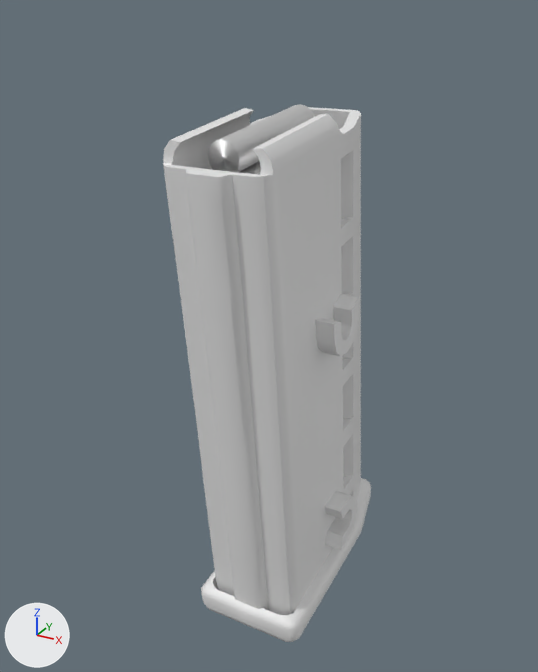
The FBX model SampleMod_NewWeapon/Assets/Weapons/Magazines/SampleWeapon_01/Magazine_65x39c_SampleWeapon_01_30rnd.fbx: old version first, new version second.
One viewpoint serves both versions: a 50 mm lens placed at (0.0907, -0.2141, 0.0546), pointed at (-0.0061, -0.0381, -0.0334). Every picture has the same lights, and +X, +Y and +Z are marked at lower left. Objects named as collision shapes, trigger or cutter boxes, shadow casters or lower levels of detail are left out.

Before the edit, the objects in view are built like this:
```python
me_magazine = bpy.data.meshes.new('Magazine')
me_magazine.from_pydata(...)  # 585 vertices, 1034 faces; spans x -0.6..7.9, y -12.1..3.1, z -2.0..2.0
me_magazine.materials.append(mat_msbs_02_co)  # its picture is missing
me_magazine_001 = bpy.data.meshes.new('Magazine.001')
me_magazine_001.from_pydata(...)  # 304 vertices, 552 faces; spans x 2.3..6.44, y 0.43..3.06, z -0.8..0.85
me_magazine_001.materials.append(mat_bullets)  # its picture is missing
ob_bullets_lod0 = bpy.data.objects.new('Bullets_LOD0', me_magazine_001)
ob_bullets_lod0.location = (0.0, 0.0, 0.0)
ob_bullets_lod0.rotation_euler = (1.571, 0.0, -1.571)  # degrees (90, 0, -90)
ob_bullets_lod0.scale = (0.01, 0.01, 0.01)
ob_magazine_lod0 = bpy.data.objects.new('Magazine_LOD0', me_magazine)
ob_magazine_lod0.location = (0.0, 0.0, 0.0)
ob_magazine_lod0.rotation_euler = (1.571, 0.0, -1.571)  # degrees (90, 0, -90)
ob_magazine_lod0.scale = (0.01, 0.01, 0.01)
```
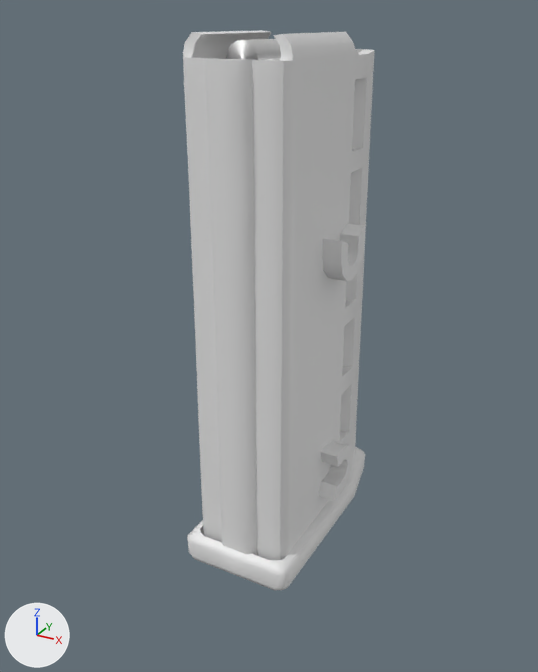
Boxes [x1, y1, x2, y2] around the edits, measured in the pictures (538 x 672 px):
'Magazine_LOD0', moved, turned
    before: [163, 107, 371, 642]
    after: [183, 30, 375, 590]
'Bullets_LOD0', moved, turned
    before: [208, 104, 314, 174]
    after: [226, 39, 281, 60]

The change, as a list of edits to the scene's bpy script:
```text
Change ob_magazine_lod0:
    ob_magazine_lod0.location: (0.0, 0.0, 0.0) -> (-0.0021, 0.0096, 0.0139)
    ob_magazine_lod0.rotation_euler: (1.571, 0.0, -1.571) -> (1.571, -0.114, -1.571)  # degrees (90, 0, -90) -> degrees (90, -6.5, -90)
Change ob_bullets_lod0:
    ob_bullets_lod0.location: (0.0, 0.0, 0.0) -> (-0.0021, 0.0096, 0.0139)
    ob_bullets_lod0.rotation_euler: (1.571, 0.0, -1.571) -> (1.571, -0.114, -1.571)  # degrees (90, 0, -90) -> degrees (90, -6.5, -90)
```
